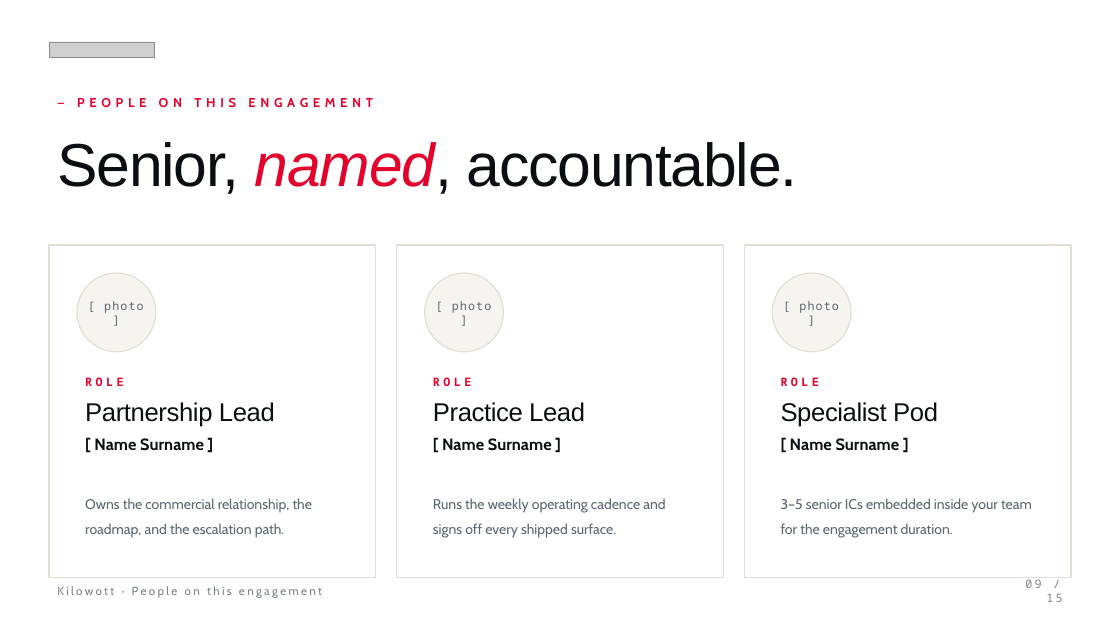
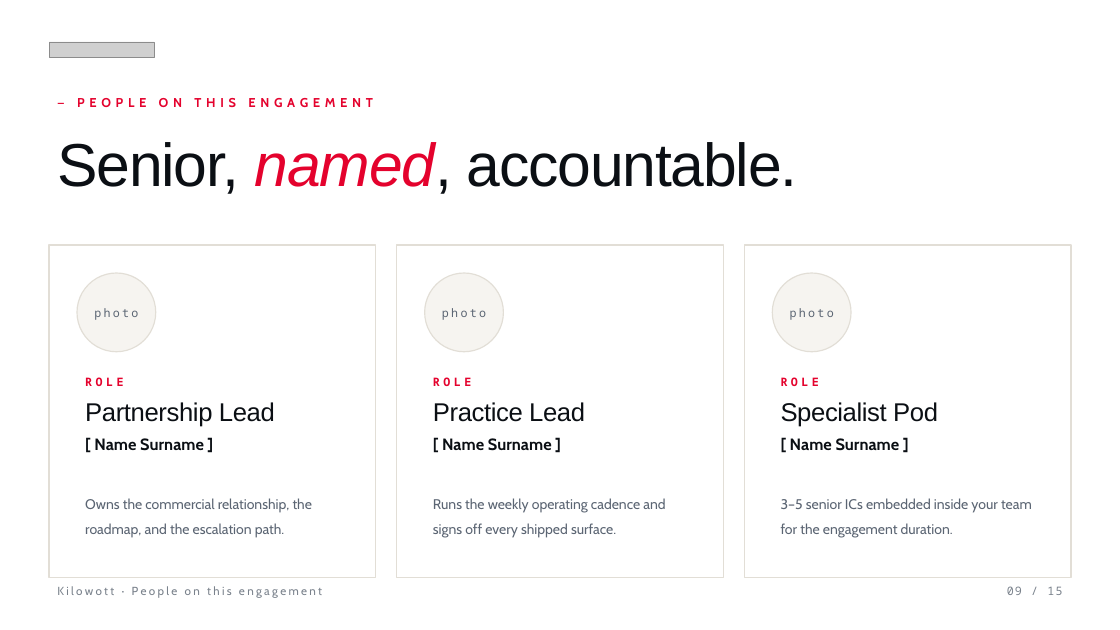
Before and after one commit to zoeytad/kilowott-design-system, a slide deck: slide 9 of project/downloads/kilowott-deck-template.pptx. Drawn at 1120x630 pixels with LibreOffice and Linux fonts; fonts in the diff are those of the drawing; grey boxes stand for pictures. Boxes give left, top, right and bottom in pixels: in the first picture for what was removed or moved away, otherwise in the second. Text is boxed around its words. In the diff, an @@ line names an element or a change of style, - is before the commit and + after.

```diff
--- a/project/downloads/kilowott-deck-template.pptx
+++ b/project/downloads/kilowott-deck-template.pptx
@@ text at bbox=[94, 308, 138, 320]: text changed @@
-[ photo ]
+photo
@@ text at bbox=[442, 308, 486, 320]: text changed @@
-[ photo ]
+photo
@@ text at bbox=[790, 308, 834, 320]: text changed @@
-[ photo ]
+photo
@@ text "09 / 15": place and size @@
-text "09 / 15" at bbox=[1025, 577, 1062, 602]
+text "09 / 15" at bbox=[1007, 586, 1062, 595]
@@ text "09 / 15" at bbox=[1007, 586, 1062, 595]: letter spacing 2 to 1 pt @@
```
Also in this commit, not shown: 14 other slides changed.
